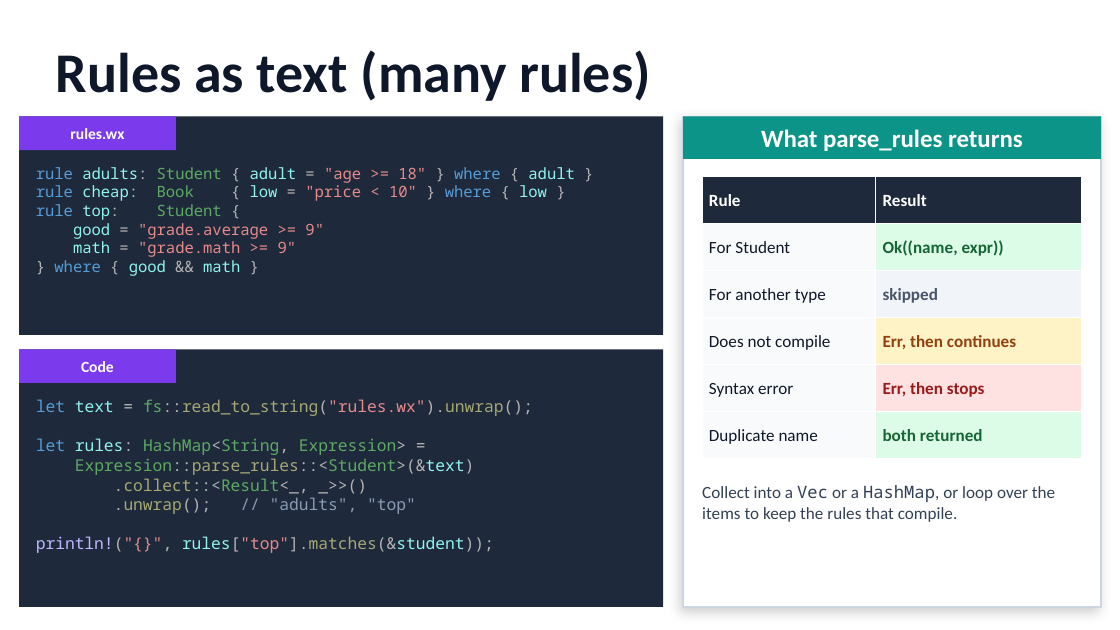
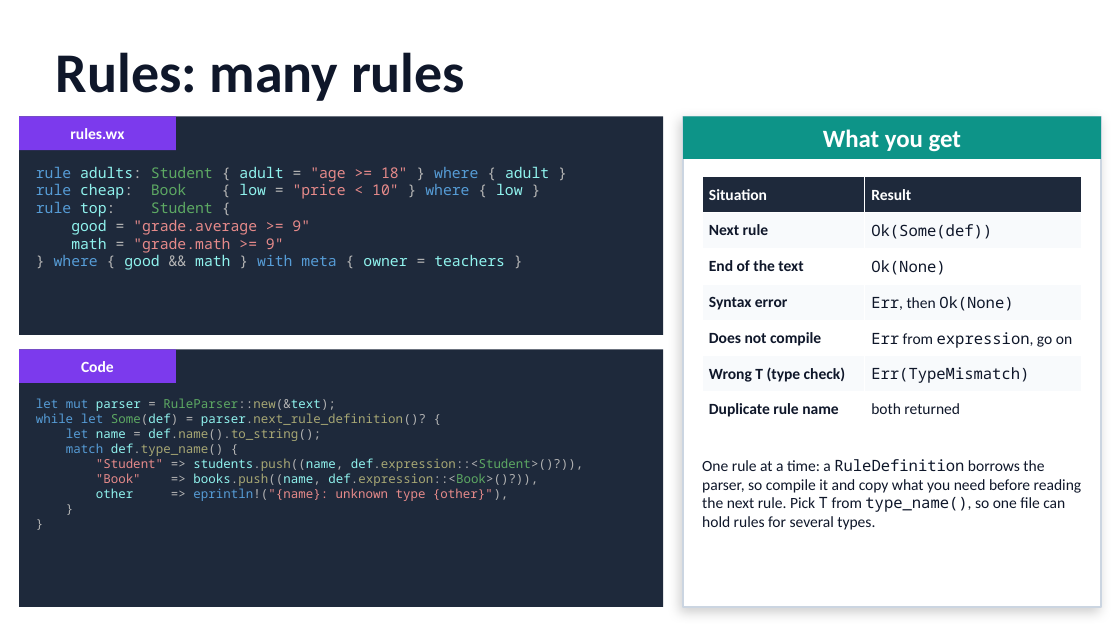
Before and after one commit to gdt050579/whereexpr, a slide deck: slide 34 of whereexpr.pptx (slide 29 before the commit). Drawn at 1120x630 pixels with LibreOffice and Linux fonts; fonts in the diff are those of the drawing. Boxes give left, top, right and bottom in pixels: in the first picture for what was removed or moved away, otherwise in the second. Text is boxed around its words. In the diff, an @@ line names an element or a change of style, - is before the commit and + after.

```diff
--- a/whereexpr.pptx
+++ b/whereexpr.pptx
@@ text at (x1=56, y1=52, x2=465, y2=101): text changed @@
-Rules as text (many rules)
+Rules: many rules
@@ text at (x1=823, y1=129, x2=961, y2=152): text changed @@
-What parse_rules returns
+What you get
@@ text at (x1=36, y1=166, x2=549, y2=253): size 10 to 9.5 pt in "rule adults: Student { adult = "age ...", "rule cheap: Book { low = "price ...", "rule top: Student {", "good = "grade.average >= 9"" and 1 more places @@
@@ table at (x1=702, y1=177, x2=1082, y2=428) @@
-row 1: Rule | Result
-row 2: For Student | Ok((name, expr))
-row 3: For another type | skipped
-row 4: Does not compile | Err, then continues
-row 5: Syntax error | Err, then stops
-row 6: Duplicate name | both returned
+row 1: Situation | Result
+row 2: Next rule | Ok(Some(def))
+row 3: End of the text | Ok(None)
+row 4: Syntax error | Err, then Ok(None)
+row 5: Does not compile | Err from expression, go on
+row 6: Wrong T (type check) | Err(TypeMismatch)
+row 7: Duplicate rule name | both returned
@@ text at (x1=54, y1=254, x2=505, y2=270): text changed; size 10 to 9.5 pt @@
-} where { good && math }
+} where { good && math } with meta { owner = teachers }
@@ text at (x1=36, y1=398, x2=583, y2=501): text changed; size 10.5 to 8 pt @@
-let text = fs::read_to_string("rules.wx").unwrap();
-let rules: HashMap<String, Expression> =
-Expression::parse_rules::<Student>(&text)
-.collect::<Result<_, _>>()
-.unwrap(); // "adults", "top"
-println!("{}", rules["top"].matches(&student));
+let mut parser = RuleParser::new(&text);
+while let Some(def) = parser.next_rule_definition()? {
+let name = def.name().to_string();
+match def.type_name() {
+"Student" => students.push((name, def.expression::<Student>()?)),
+"Book" => books.push((name, def.expression::<Book>()?)),
+other => eprintln!("{name}: unknown type {other}"),
+}
+}
@@ text at (x1=702, y1=459, x2=1081, y2=530): text changed; size 11 to 10 pt; text colour #334155 to #0F172A @@
-Collect into a Vec or a HashMap, or loop over the items to keep the rules that compile.
+One rule at a time: a RuleDefinition borrows the parser, so compile it and copy what you need before reading the next rule. Pick T from type_name(), so one file can hold rules for several types.
```
Also in this commit, not shown: 3 other slides changed, 7 slides added, 3 other files.
